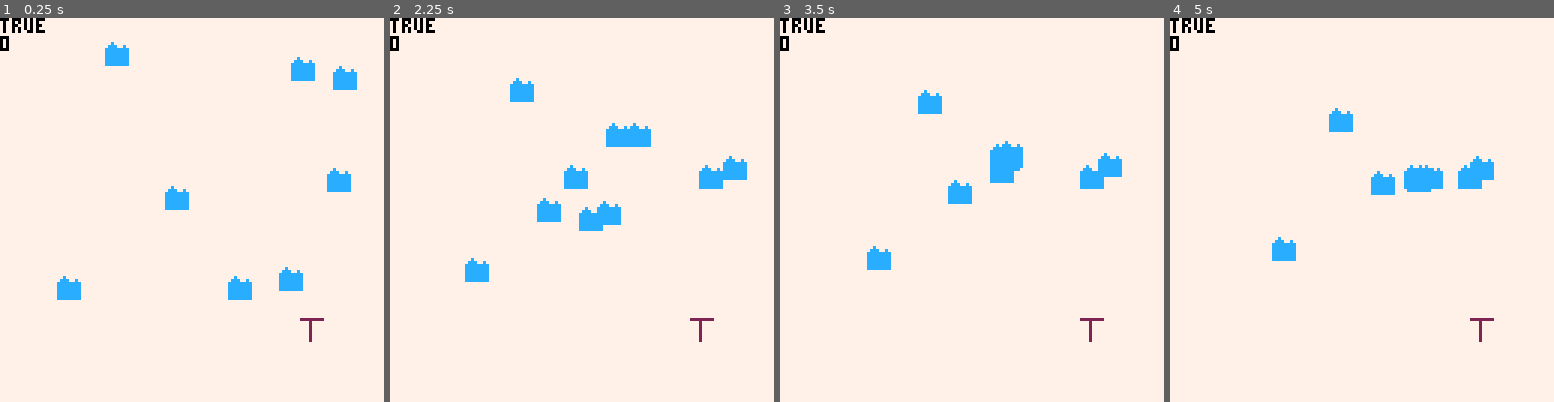
Above: before the commit, frames 1-4 (left to right).
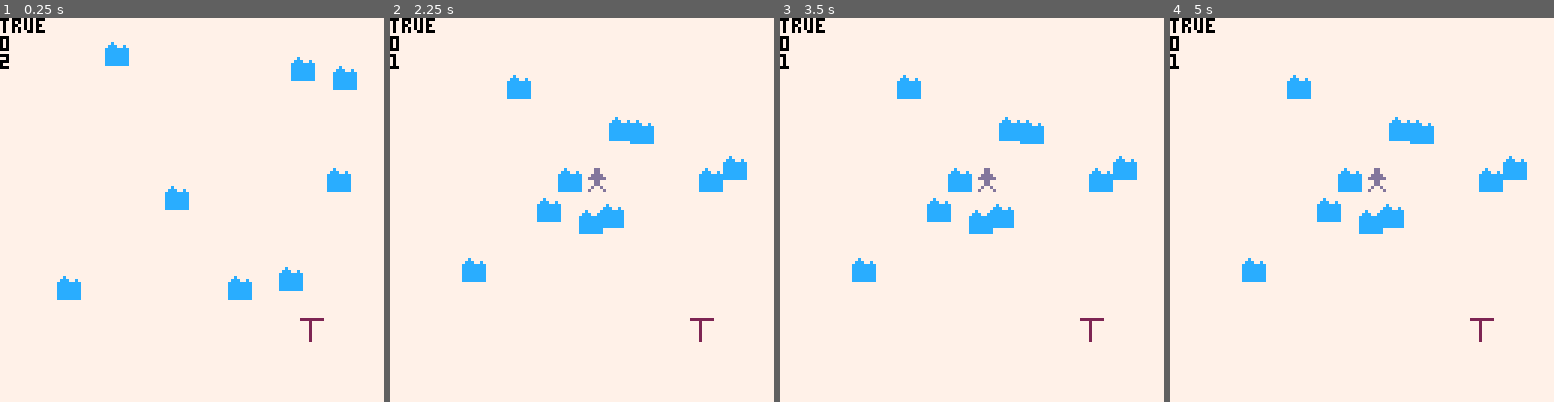
Above: after the commit, the same moments.

Repository: wsasaki01/icebreaker
Game: PICO-8 cartridge p1/icebreaker-p1.p8
Same seed, same stepped clock (60 frames per second), same inputs: the game is played once before the commit and once after it.
Inputs:
- Up to frame 1 (0.25 s): no input
- Up to frame 2 (2.25 s): tap X (X key) at 0.33, 1.07, 1.85 s; tap O (Z key) at 0.7, 1.7, 2.1 s; hold Right 1.6-2.1 s; hold Up from 2.15 s (still down)
- Up to frame 3 (3.5 s): release Up at 2.42 s; hold Right 2.47-3.03 s; tap O (Z key) at 2.5, 2.9, 3.3 s; tap X (X key) at 2.97 s; hold Left from 3.08 s (still down)
- Up to frame 4 (5 s): release Left at 3.58 s; hold Down 3.63-3.97 s; tap O (Z key) every 0.4 s from 3.7 to 4.9 s; hold Right 4.02-4.68 s; tap X (X key) at 4.08 s; hold Up from 4.73 s (still down)

The runs differ from the first frame. In frame 1, less than 0.1% of the frame differs, in the area x 0-3%, y 9-14%; in frame 2, 1.3%; in frame 3, 4.7%; in frame 4, 5.2%, in the area x 0-93%, y 9-69%.

Commit message:
Show health

Diff:
--- a/p1/main.lua
+++ b/p1/main.lua
@@ -20,6 +20,10 @@
                     self.health -= 1
                     self.i = 1*30
                 end
+            end
+
+            if self.health == 0 then
+                stop()
             end
         end,
 
@@ -56,7 +60,7 @@
     }
 
     p_attack_length = 0.3
-    p_attack_size = 4
+    p_attack_size = 7
 
     h_attack_length = 0.3
     h_attack_size = 4
@@ -149,6 +153,15 @@
         h.v*=0.8
     end
 
+    if #enemies < enemy_limit then
+        create_enemy()
+    end
+
+    for e in all(enemies) do
+        e:move()
+        e:die()
+    end
+
     p:sprite()
     p:die()
     p:invincibilty()
@@ -163,14 +176,6 @@
         a:decay()
     end
 
-    if #enemies < enemy_limit then
-        create_enemy()
-    end
-
-    for e in all(enemies) do
-        e:move()
-        e:die()
-    end
 end
 
 function _draw()
@@ -191,6 +196,7 @@
     log({
         p.charge,
         p.score,
+        p.health
     })
 end
 
@@ -234,7 +240,7 @@
         type = type,
 
         draw = function(self)
-            circfill(self.x+p.xw/2, self.y+p.yw/2, self.xw, 9)
+            circfill(self.x+p.xw/2, self.y+p.yw/2, r, 9)
         end,
 
         decay = function(self)
